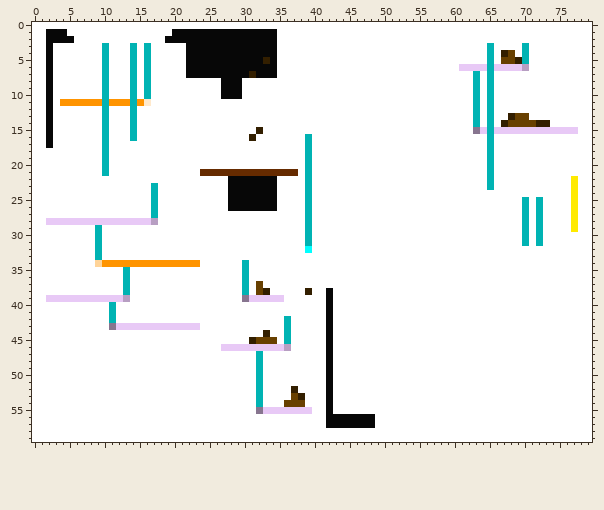
File history of a sprite sheet, source/level_data/layouts/level4/layer1.png. This is how it looked before the edit.
The file is 80x60 pixels.
The result:
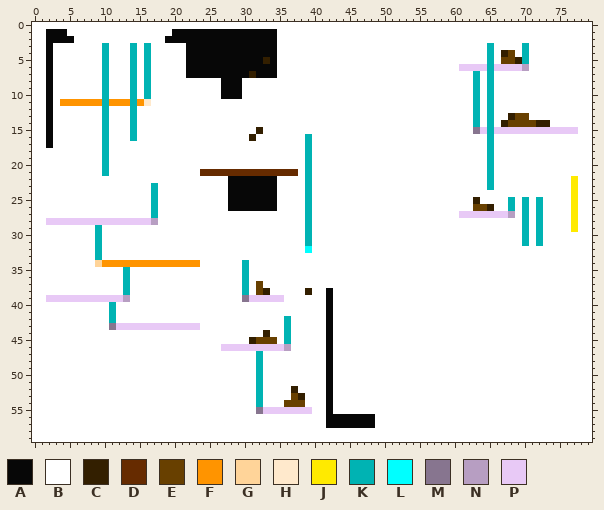
Palette (. is transparent): A #070707  B #ffffff  C #331f00  D #662b00  E #684000  F #ff9400  G #ffd499  H #ffe9cc  J #ffea00  K #00b3b3  L #00ffff  M #87758f  N #b79ec2  P #e8c9f6
The exact change:
@@ x 59..70 @@
 24 BBBBBBBBBBBB
-25 BBBBBBBBBBBK
-26 BBBBBBBBBBBK
-27 BBBBBBBBBBBK
+25 BBBBCBBBBKBK
+26 BBBBEECBBKBK
+27 BBPPPPPPPNBK
 28 BBBBBBBBBBBK
Boxes around the changes in both pictures, in picture pixels (x1, y1, x2, y2):
changed: (459, 197, 515, 218)
